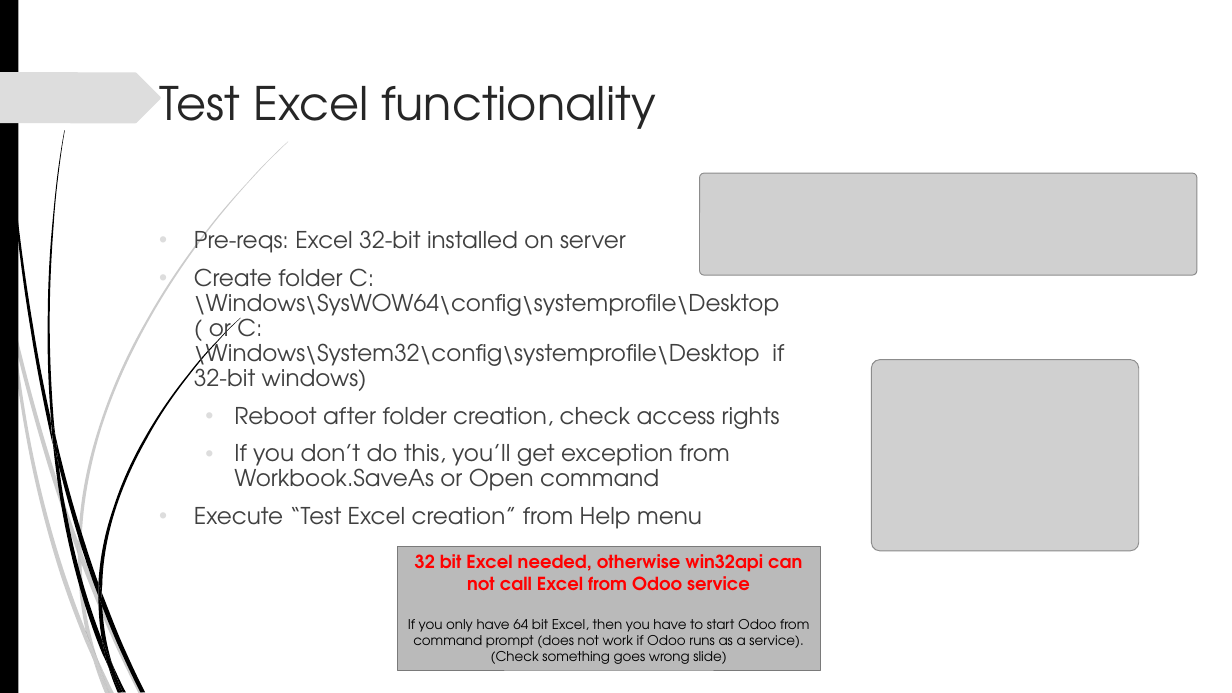
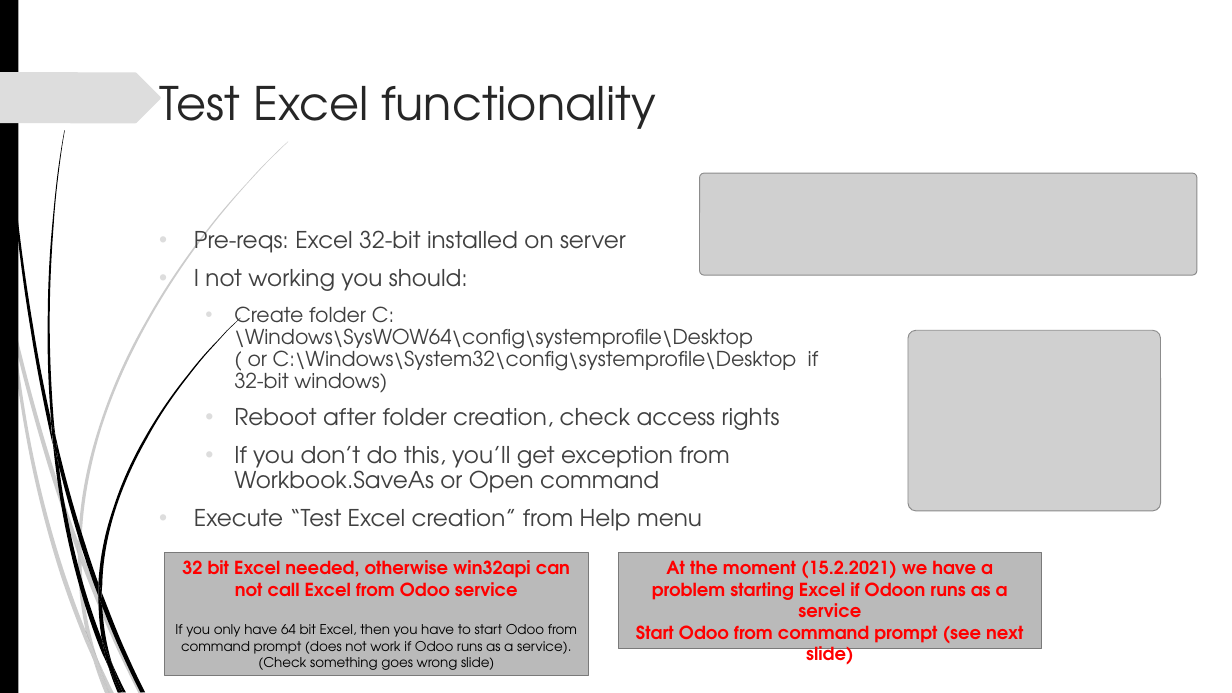
Before and after one commit to akarki58/rocker_app, a slide deck: slide 8 of rocker_app/docs/Rocker_install.pptx (slide 7 before the commit). Drawn at 1232x693 pixels with LibreOffice and Linux fonts; fonts in the diff are those of the drawing; grey boxes stand for pictures; background and template pictures are left out. Boxes give left, top, right and bottom in pixels: in the first picture for what was removed or moved away, otherwise in the second. Text is boxed around its words. In the diff, an @@ line names an element or a change of style, - is before the commit and + after.

```diff
--- a/rocker_app/docs/Rocker_install.pptx
+++ b/rocker_app/docs/Rocker_install.pptx
@@ text at <box>194,269,468,291</box>: paragraph added @@
+• I not working you should:
@@ text at <box>234,306,819,393</box>: size 18 to 16 pt in "Create folder C:\Windows\SysWOW64\config\systemprofile\Deskt ..."; list level 1 to 2 in "Create folder C:\Windows\SysWOW64\config\systemprofile\Deskt ..." @@
@@ picture: place and size @@
-picture at <box>872,360,1139,551</box>
+picture at <box>909,330,1161,510</box>
@@ rectangle "32 bit Excel needed, otherwise ...": place and size @@
-rectangle "32 bit Excel needed, otherwise ..." at <box>397,546,821,670</box>
+rectangle "32 bit Excel needed, otherwise ..." at <box>165,553,588,677</box>
@@ rectangle added at <box>618,553,1042,649</box>, fill #BABABA, outline #7A7A7A 0.75 pt, 14 pt, text #FF0000, bold @@
+At the moment (15.2.2021) we have a problem starting Excel if Odoon runs as a service
+Start Odoo from command prompt (see next slide)
```
Also in this commit, not shown: 3 other slides changed, 2 slides added, 1 slide removed, 15 other files.
